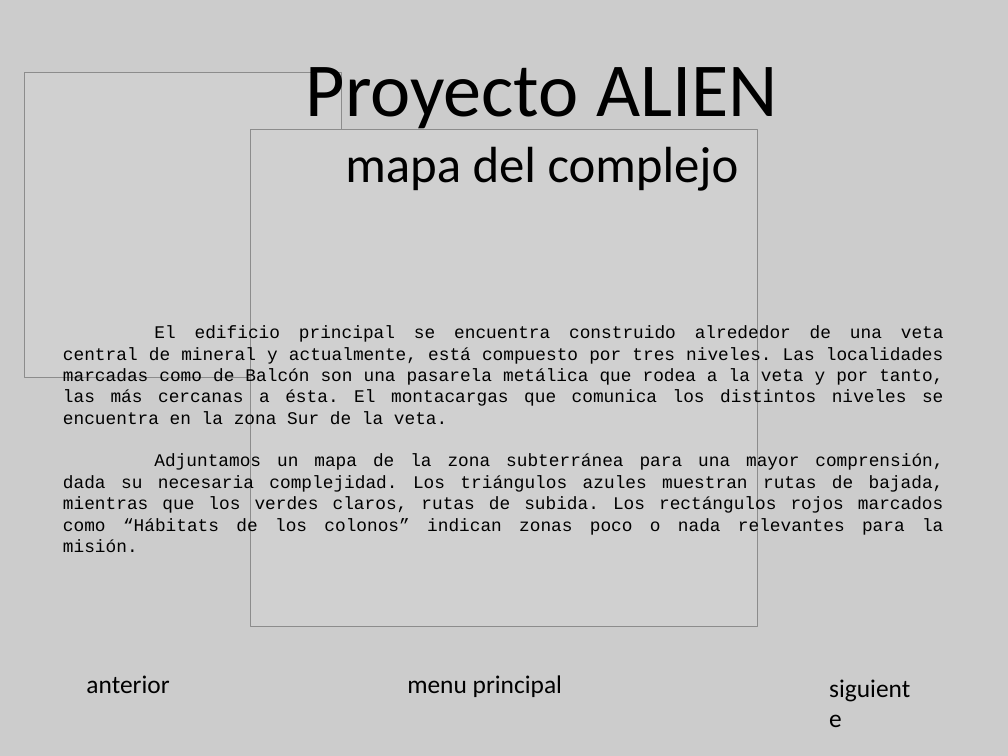
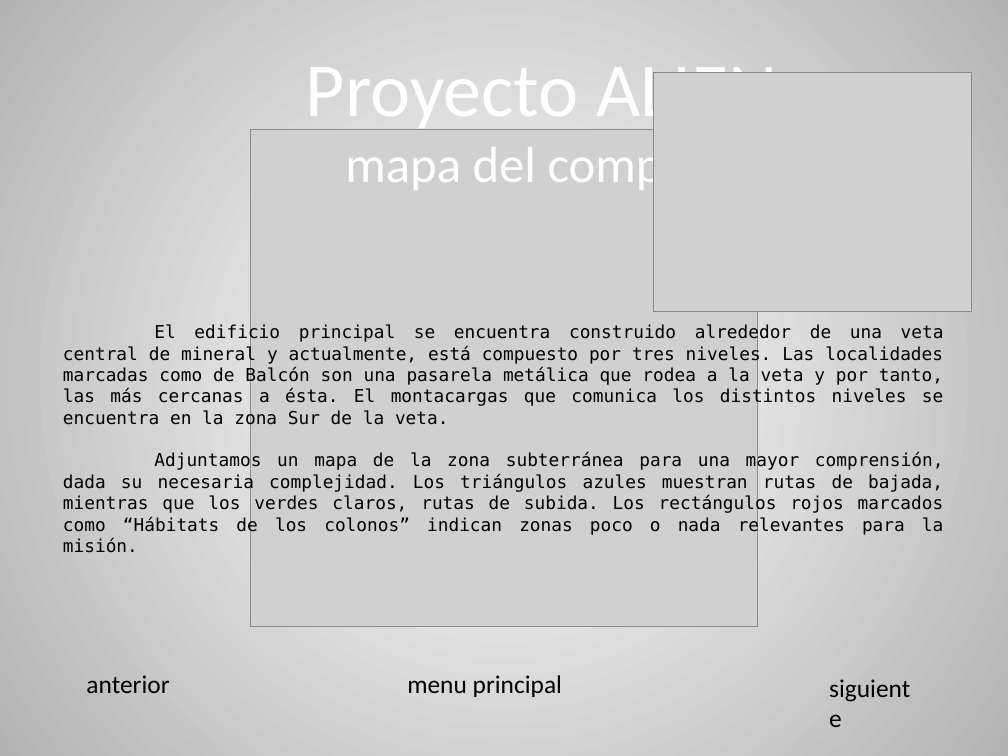
Before and after one commit to ricpelo/alien, a slide deck: slide 6 of doc/Holocubo.odp. Drawn at 1008x756 pixels with LibreOffice and Linux fonts; fonts in the diff are those of the drawing; grey boxes stand for pictures. Boxes give left, top, right and bottom in pixels: in the first picture for what was removed or moved away, otherwise in the second. Text is boxed around its words. In the diff, an @@ line names an element or a change of style, - is before the commit and + after.

```diff
--- a/doc/Holocubo.odp
+++ b/doc/Holocubo.odp
@@ background #CCCCCC to gradient #FFFFFF to #B3B3B3 @@
@@ text "Proyecto ALIEN" at <box>306,67,778,194</box>: text colour #000000 to #FFFFFF @@
@@ picture: place and size @@
-picture at <box>24,72,342,379</box>
+picture at <box>654,72,972,312</box>
@@ text "El edificio principal se encuentra ..." at <box>63,324,944,536</box>: font Courier New to DejaVu Sans Mono @@
```
Also in this commit, not shown: 8 other slides changed, 1 other file.
